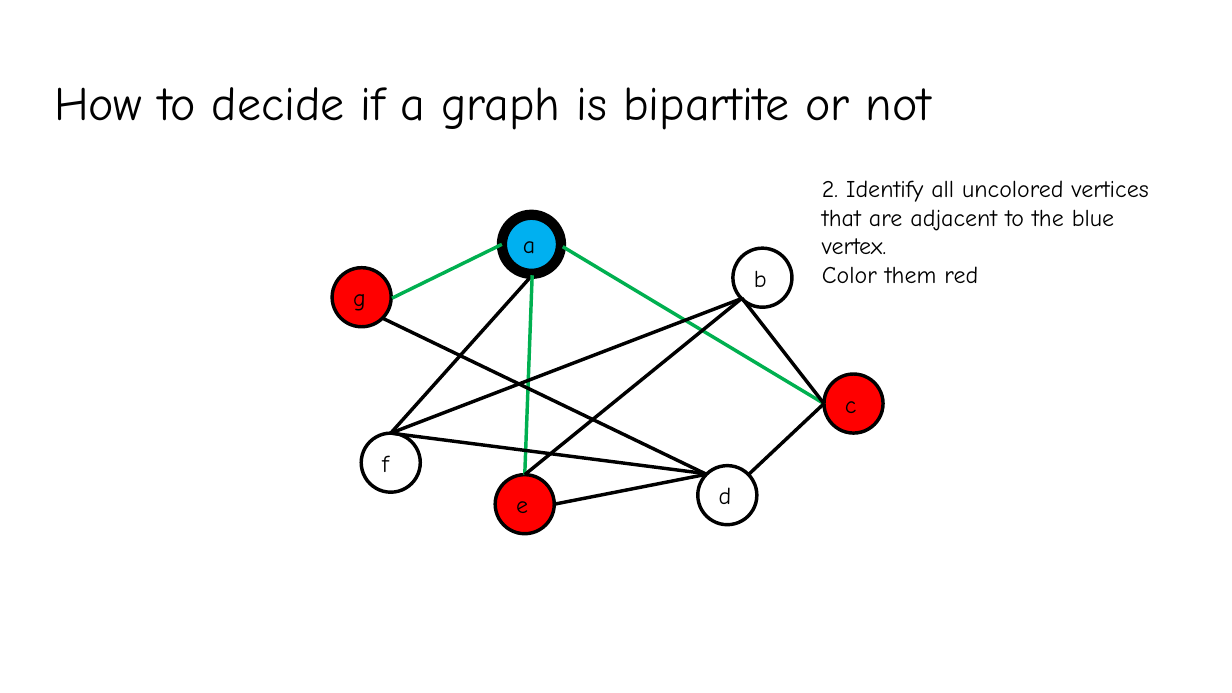
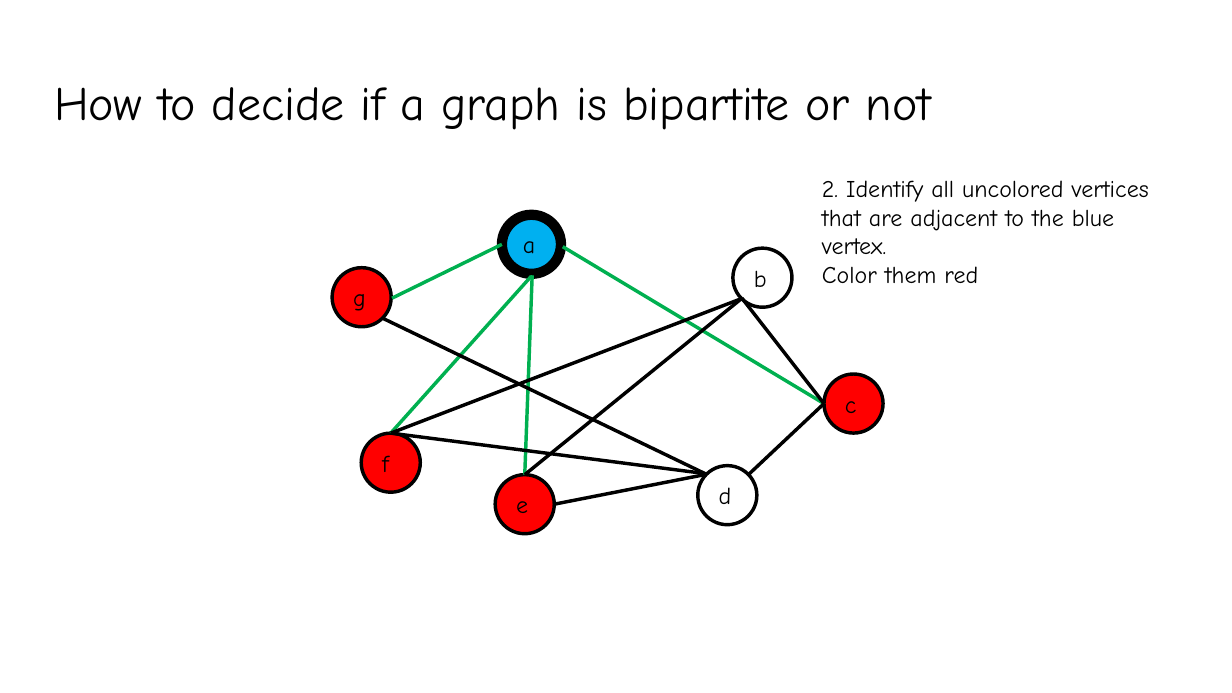
Before and after one commit to YeasirRayhanPrince/yeasirrayhanprince.github.io, a slide deck: slide 37 of cse106/slides/Lecture8.pptx. Drawn at 1232x693 pixels with LibreOffice and Linux fonts; fonts in the diff are those of the drawing. Boxes give left, top, right and bottom in pixels: in the first picture for what was removed or moved away, otherwise in the second. Text is boxed around its words. In the diff, an @@ line names an element or a change of style, - is before the commit and + after.

```diff
--- a/cse106/slides/Lecture8.pptx
+++ b/cse106/slides/Lecture8.pptx
@@ line (531, 276) - (391, 434): stroke #000000 2 pt to #00B050 2 pt @@
@@ ellipse "f" at [361, 434, 420, 493]: fill #FFFFFF to #FF0000 @@
```
Also in this commit, not shown: 4 other slides changed, 1 other file.
